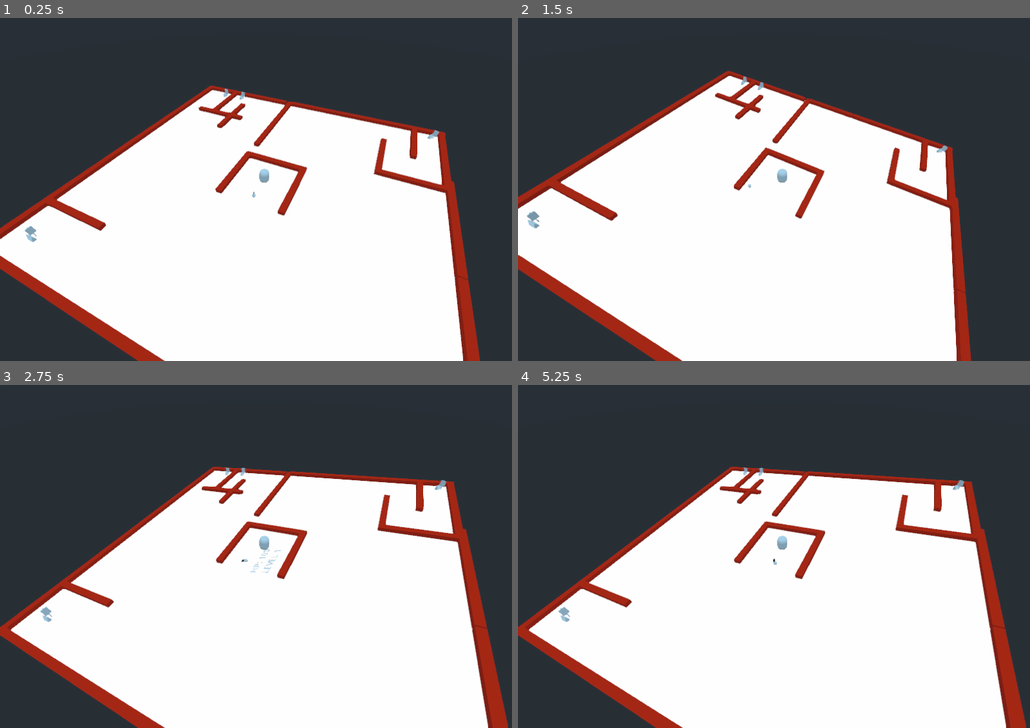
Above: before the commit, frames 1-4 (two rows, left to right).
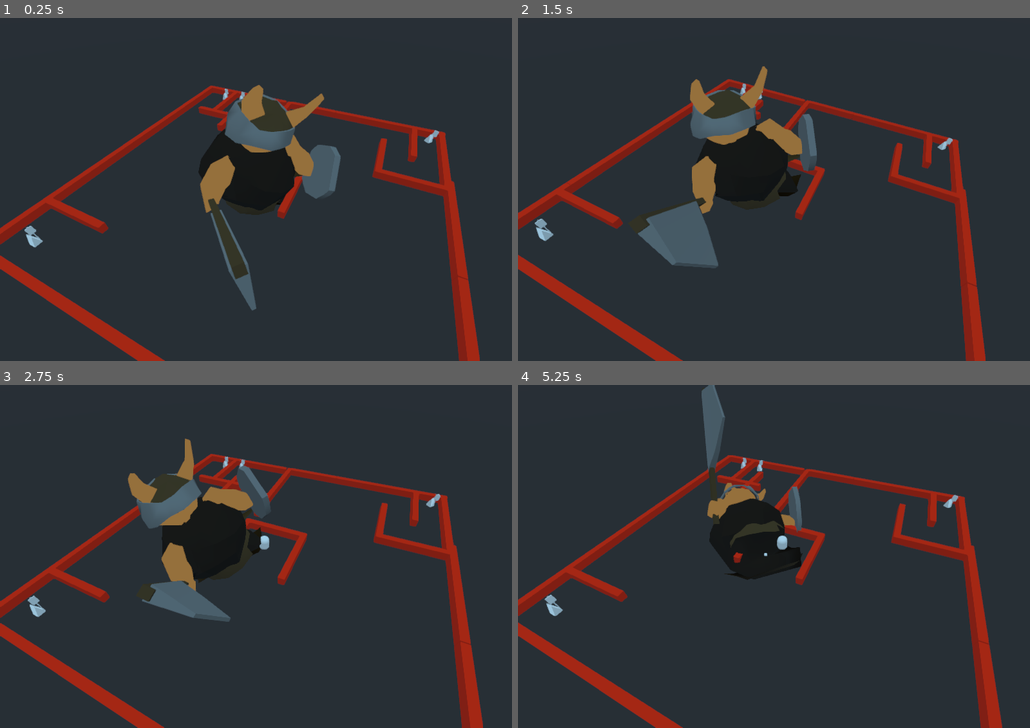
Above: after the commit, the same moments.

Repository: dannytaylor/ld49
Game: Godot game, scene res://levels/test.tscn
Same seed, same stepped clock (60 frames per second), same inputs: the game is played once before the commit and once after it.
Inputs (mouse positions are in pixels of both pictures, inside the frame that each line leads up to):
- Up to frame 1 (0.25 s): no input
- Up to frame 2 (1.5 s): move the mouse to (804, 189) at 0.52 s; click (804, 189) at 0.67 s; move the mouse to (748, 189) at 1.27 s; click (748, 189) at 1.42 s
- Up to frame 3 (2.75 s): move the mouse to (271, 549) at 2.02 s; click (271, 549) at 2.17 s
- Up to frame 4 (5.25 s): move the mouse to (768, 563) at 2.77 s; click (768, 563) at 2.92 s; move the mouse to (814, 559) at 3.52 s; click (814, 559) at 3.67 s; move the mouse to (738, 553) at 4.27 s; click (738, 553) at 4.42 s; move the mouse to (784, 556) at 5.02 s; click (784, 556) at 5.17 s

The runs differ from the first frame. In frame 1, 52% of the frame differs, in the area x 0-91%, y 19-100%; in frame 2, 57%; in frame 3, 58%; in frame 4, 58%, in the area x 0-100%, y 0-100%.
Error before the commit: Invalid get index 'rotation_degrees' (on base: 'null instance'). (res://objects/Board/Board.gd:31)

Commit message:
not sure how best to make sphere mesh child point upright

Diff:
--- /dev/null
+++ b/project/assets/meshes/box_outer.gd
@@ -0,0 +1,21 @@
+extends Spatial
+
+onready var board = get_node("../Board")
+
+onready var box_mid = get_node("box_middle")
+onready var box_inner = get_node("box_middle/box_inner")
+onready var hand_l = get_node("hand_l")
+onready var hand_r = get_node("hand_r")
+
+# Called when the node enters the scene tree for the first time.
+func _ready():
+	pass # Replace with function body.
+
+func _process(delta):
+	var rx = board.rotation_degrees.x
+	var rz = board.rotation_degrees.z
+
+	hand_l.rotation_degrees.z = rz*4
+	hand_r.rotation_degrees.x = rx*4
+	box_mid.rotation_degrees.x = rx
+	box_inner.rotation_degrees.z = rz
--- a/project/assets/meshes/transparent_blue.tres
+++ b/project/assets/meshes/transparent_blue.tres
@@ -6,6 +6,3 @@
 params_specular_mode = 4
 params_cull_mode = 2
 albedo_color = Color( 0.160156, 0.685059, 1, 0.392157 )
-distance_fade_mode = 2
-distance_fade_min_distance = 11.0
-distance_fade_max_distance = 21.0
--- a/project/levels/test_danny.tscn
+++ b/project/levels/test_danny.tscn
@@ -13,6 +13,7 @@
 [ext_resource path="res://assets/images/sword.png" type="Texture" id=11]
 [ext_resource path="res://assets/images/heart.png" type="Texture" id=12]
 [ext_resource path="res://assets/audio/Alex_McCulloch-pop_1248.mp3" type="AudioStream" id=13]
+[ext_resource path="res://assets/meshes/box_outer.gd" type="Script" id=14]
 
 [sub_resource type="BoxShape" id=1]
 
@@ -105,12 +106,19 @@
 
 [node name="box_outer" parent="." instance=ExtResource( 7 )]
 transform = Transform( 0.65, 0, 0, 0, 0.65, 0, 0, 0, 0.65, 0, -2.24902, 0 )
+script = ExtResource( 14 )
 
 [node name="box_middle" parent="box_outer" instance=ExtResource( 9 )]
 transform = Transform( 0.99, 0, 0, 0, 1, 0, 0, 0, 0.99, 0, -0.110889, 0 )
 
 [node name="box_inner" parent="box_outer/box_middle" instance=ExtResource( 3 )]
 transform = Transform( 0.98, 0, 0, 0, 1, 0, 0, 0, 0.98, 0, 0.0516968, 0 )
+
+[node name="hand_l" parent="box_outer" instance=ExtResource( 4 )]
+transform = Transform( 1.53846, 0, 0, 0, 1.53846, 0, 0, 0, 1.53846, 0, 1.75651, 10.4786 )
+
+[node name="hand_r" parent="box_outer" instance=ExtResource( 4 )]
+transform = Transform( 0.336132, -0.412843, 1.44341, 0.0936348, 1.48203, 0.402085, 1.49837, 0, -0.34893, 10.5316, 2.24078, 0 )
 
 [node name="WorldEnvironment" type="WorldEnvironment" parent="."]
 environment = SubResource( 3 )
@@ -169,12 +177,6 @@
 "_edit_use_anchors_": false
 }
 
-[node name="hand_l" parent="." instance=ExtResource( 4 )]
-transform = Transform( 1, 0, 0, 0, 1, 0, 0, 0, 1, 0, -1.10729, 6.81107 )
-
-[node name="hand_r" parent="." instance=ExtResource( 4 )]
-transform = Transform( 0.199984, 0, 0.979799, 0, 1, 0, 0.979799, 0, -0.199984, 6.84557, -0.792515, 0 )
-
 [node name="AudioStreamPlayer" type="AudioStreamPlayer" parent="."]
 stream = ExtResource( 13 )
 volume_db = -21.0
--- a/project/objects/Board/Board.gd
+++ b/project/objects/Board/Board.gd
@@ -28,13 +28,9 @@
 
 	rotation_degrees.x -= mouse_delta.x
 	rotation_degrees.x = clamp(rotation_degrees.x, -max_tilt, max_tilt)
-	box_mid.rotation_degrees.x = rotation_degrees.x
-	hand_r.rotation_degrees.z = 180-rotation_degrees.x*4
 
-	rotation_degrees.z += mouse_delta.y
+	rotation_degrees.z -= mouse_delta.y
 	rotation_degrees.z = clamp(rotation_degrees.z, -max_tilt, max_tilt)
-	box_inner.rotation_degrees.z = rotation_degrees.z
-	hand_l.rotation_degrees.z = rotation_degrees.z*4
 
 	mouse_delta = Vector2.ZERO
 
--- a/project/objects/Board/Board.tscn
+++ b/project/objects/Board/Board.tscn
@@ -46,5 +46,6 @@
 shape = SubResource( 3 )
 
 [node name="MeshInstance" type="MeshInstance" parent="."]
+visible = false
 mesh = SubResource( 4 )
 material/0 = SubResource( 5 )
--- a/project/objects/Enemy/Enemy.tscn
+++ b/project/objects/Enemy/Enemy.tscn
@@ -1,6 +1,7 @@
-[gd_scene load_steps=7 format=2]
+[gd_scene load_steps=8 format=2]
 
 [ext_resource path="res://objects/Enemy/EnemyUI.tscn" type="PackedScene" id=1]
+[ext_resource path="res://assets/meshes/baddie01.tscn" type="PackedScene" id=2]
 
 [sub_resource type="SphereShape" id=1]
 radius = 0.5
@@ -22,9 +23,8 @@
 material = SubResource( 4 )
 
 [node name="Enemy" type="RigidBody"]
-collision_layer = 129
-collision_mask = 129
-mass = 23.81
+
+[node name="baddie01_mesh" parent="." instance=ExtResource( 2 )]
 
 [node name="CollisionShape" type="CollisionShape" parent="."]
 transform = Transform( 0.1, 0, 0, 0, 0.1, 0, 0, 0, 0.1, 0, 0, 0 )
@@ -37,6 +37,3 @@
 [node name="EnemyUI" parent="CollisionShape" instance=ExtResource( 1 )]
 transform = Transform( 1, 0, 0, 0, 1, 0, 0, 0, 1, 0, 1, 0 )
 mesh = SubResource( 5 )
-
-[node name="baddie01" parent="." instance=ExtResource( 1 )]
-transform = Transform( 1, 0, 0, 0, 1, 0, 0, 0, 1, 0, -0.88056, 0 )
Not shown: 1 places in project/levels/test_danny.tscn that only renumber resources
